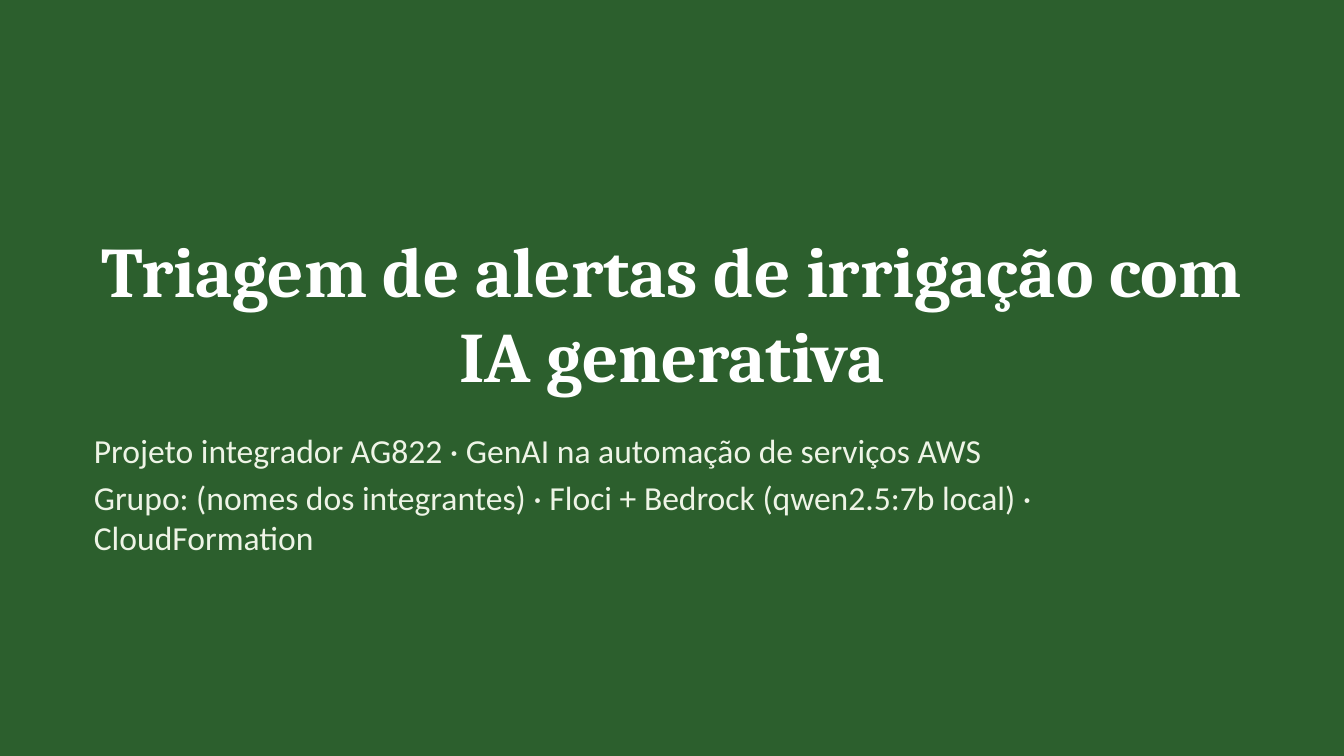
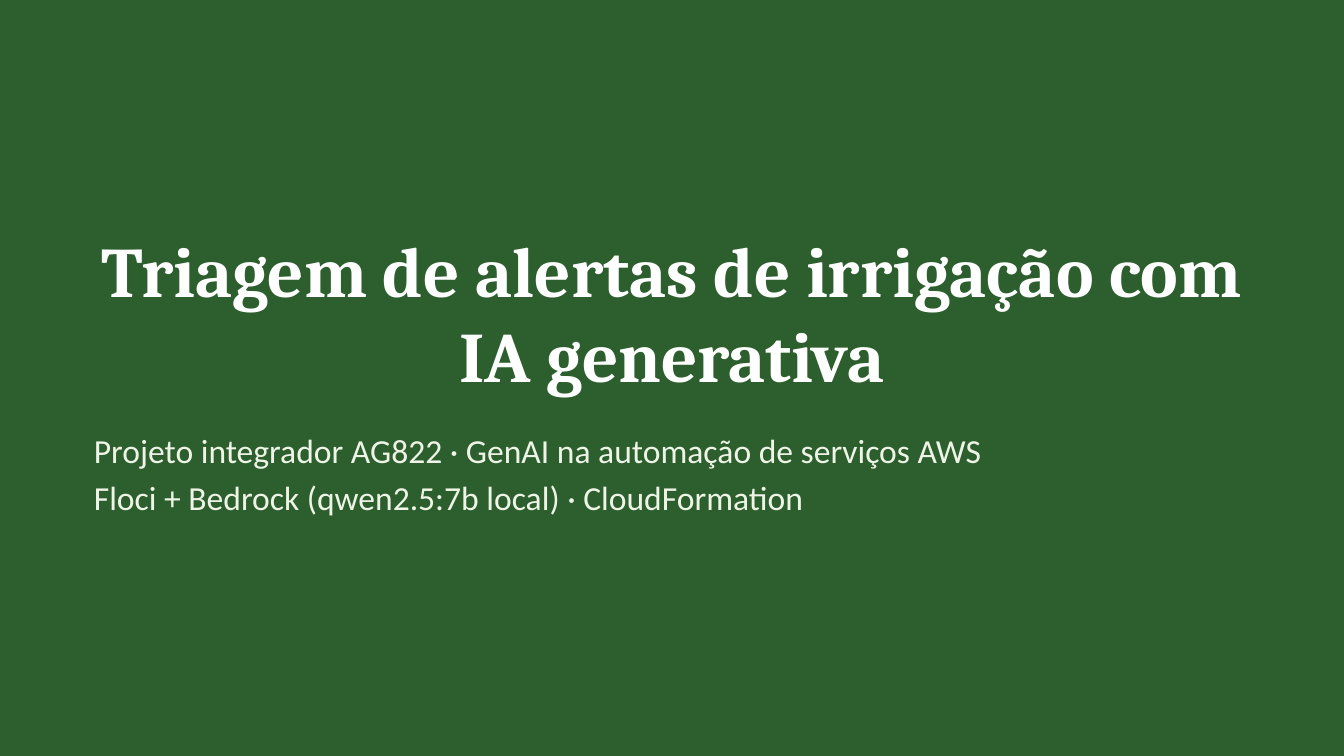
Before and after one commit to Vitor-Marini/ag822-genai-aws-floci, a slide deck: slide 1 of apresentacao/projeto-integrador.pptx. Drawn at 1344x756 pixels with LibreOffice and Linux fonts; fonts in the diff are those of the drawing. Boxes give left, top, right and bottom in pixels: in the first picture for what was removed or moved away, otherwise in the second. Text is boxed around its words. In the diff, an @@ line names an element or a change of style, - is before the commit and + after.

Commit message:
Remove campos de grupo não usados

```diff
--- a/apresentacao/projeto-integrador.pptx
+++ b/apresentacao/projeto-integrador.pptx
@@ text at bbox=[94, 485, 803, 516]: text changed @@
-Grupo: (nomes dos integrantes) · Floci + Bedrock (qwen2.5:7b local) · CloudFormation
+Floci + Bedrock (qwen2.5:7b local) · CloudFormation
```
Also in this commit, not shown: 3 other files.
